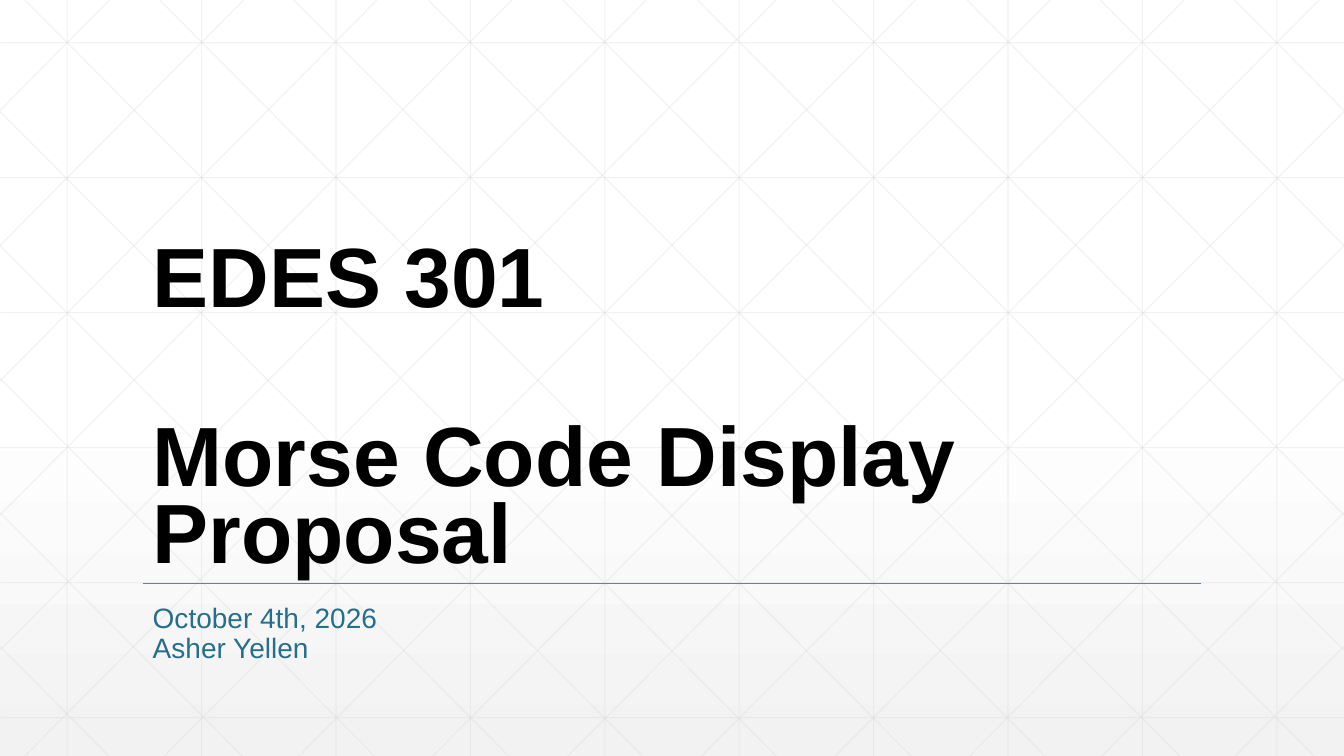
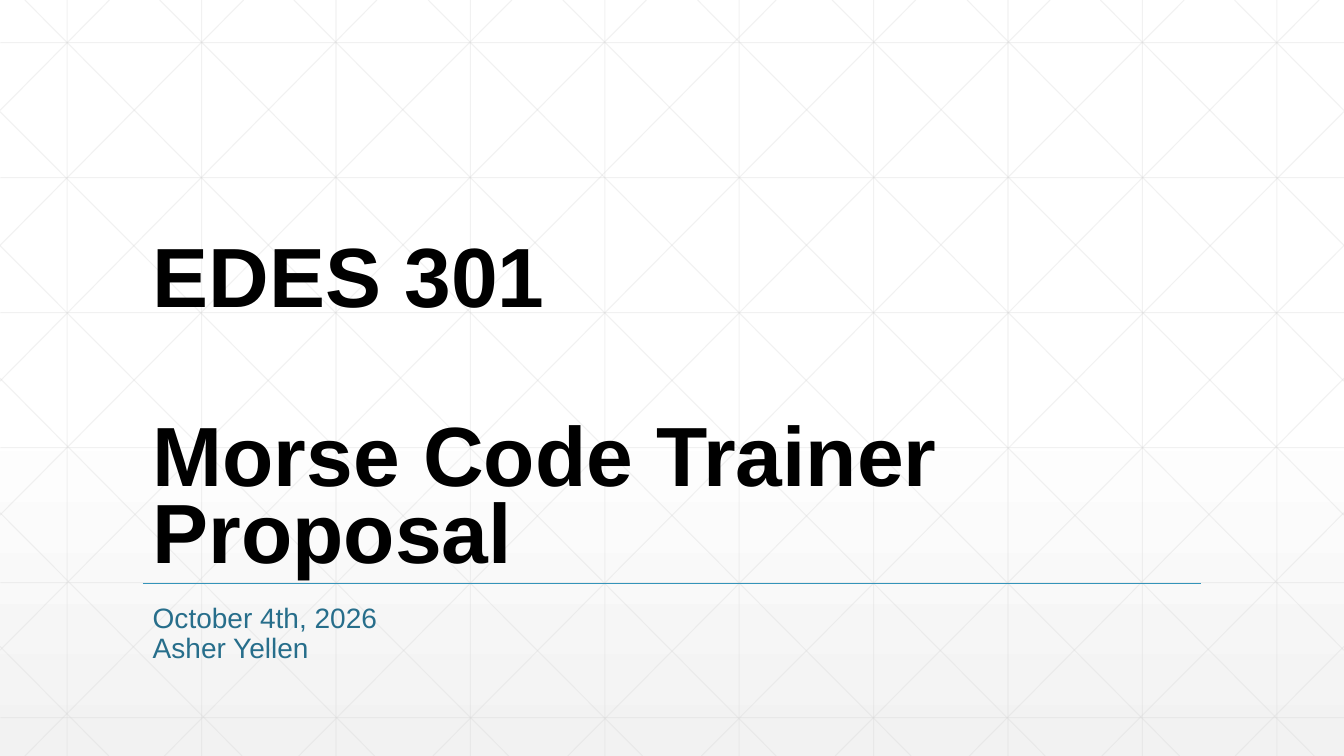
Before and after one commit to ashyel5/EDES301, a slide deck: slide 1 of project_01/docs/Yellen_EDES301_project_01_proposal.pptx. Drawn at 1344x756 pixels with LibreOffice and Linux fonts; fonts in the diff are those of the drawing. Boxes give left, top, right and bottom in pixels: in the first picture for what was removed or moved away, otherwise in the second. Text is boxed around its words. In the diff, an @@ line names an element or a change of style, - is before the commit and + after.

```diff
--- a/project_01/docs/Yellen_EDES301_project_01_proposal.pptx
+++ b/project_01/docs/Yellen_EDES301_project_01_proposal.pptx
@@ title at (x1=153, y1=248, x2=936, y2=578): text changed @@
-EDES 301
-Morse Code Display Proposal
+EDES 301
+Morse Code Trainer Proposal
```
Also in this commit, not shown: 4 other slides changed, 1 slide added, 1 slide removed.
